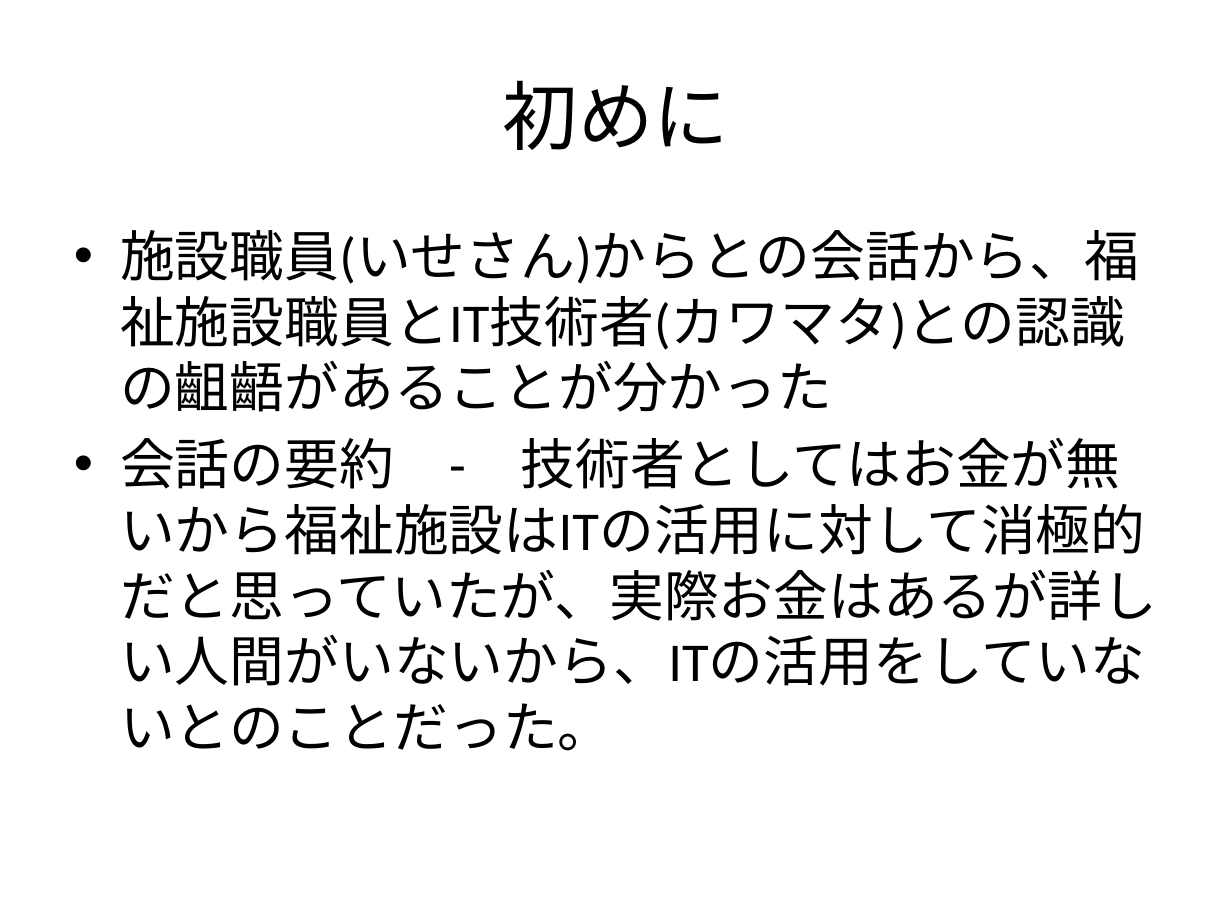
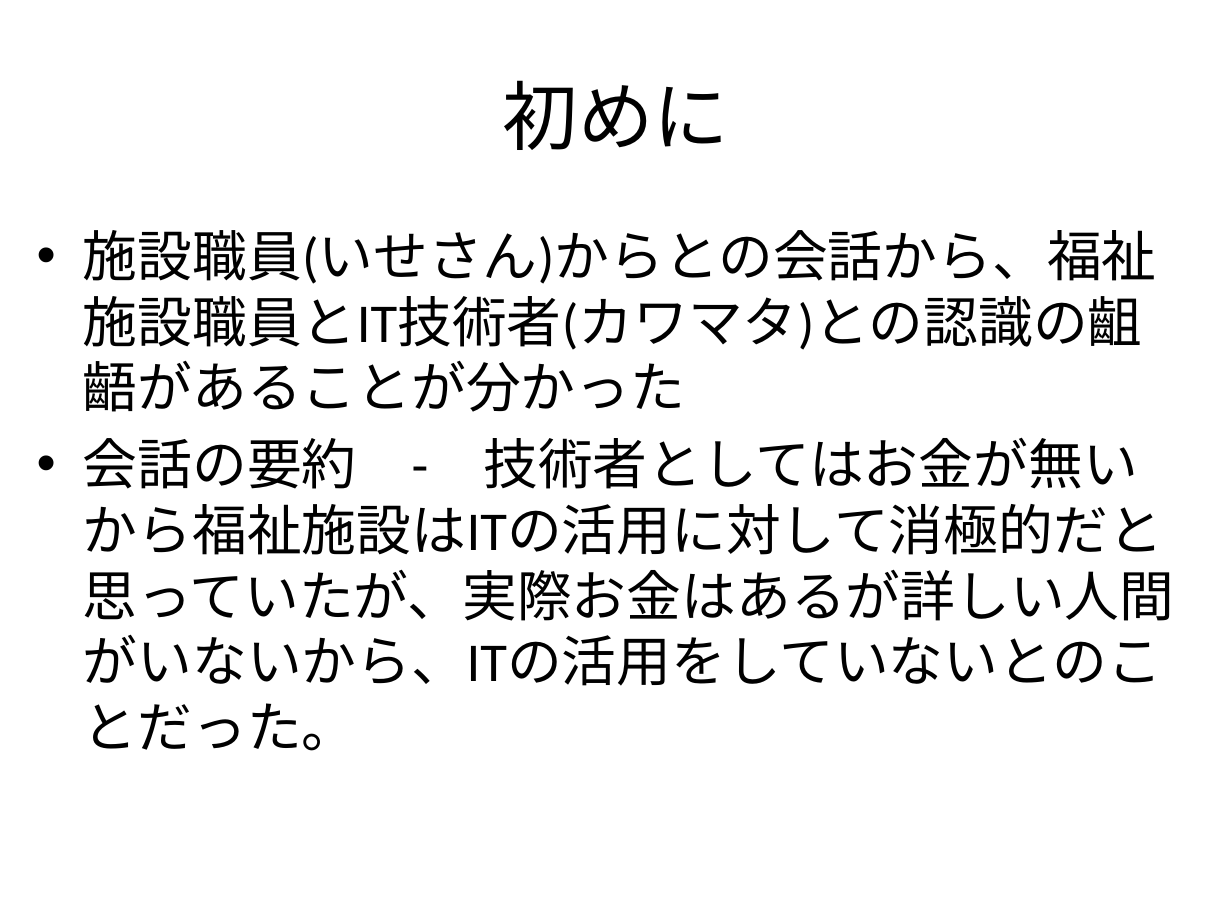
Before and after one commit to tasto/util, a slide deck: slide 2 of 資料/福祉ITコンサルの可能性について.pptx. Drawn at 1232x924 pixels with LibreOffice and Linux fonts; fonts in the diff are those of the drawing. Boxes give left, top, right and bottom in pixels: in the first picture for what was removed or moved away, otherwise in the second. Text is boxed around its words. In the diff, an @@ line names an element or a change of style, - is before the commit and + after.

```diff
--- a/資料/福祉ITコンサルの可能性について.pptx
+++ b/資料/福祉ITコンサルの可能性について.pptx
@@ text "施設職員(いせさん)からとの会話から、福祉施設職員とIT技術者(カワマタ)との認識の齟齬があることが分かった" rewrapped from box(120, 230, 1157, 751) to box(83, 230, 1175, 751) @@
```
Also in this commit, not shown: 9 other slides changed, 11 slides added, 1 slide removed.
